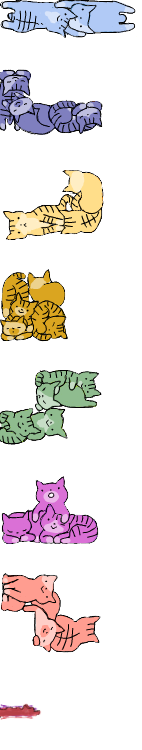
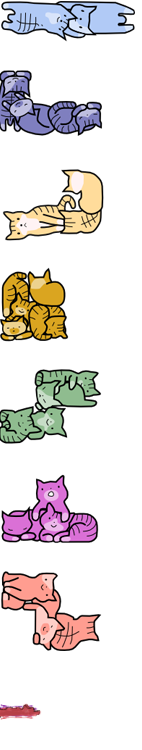
Two versions of the same layered image (142 × 750). Layer-by-layer changes:
added layer "Layer 12" above "J" over [0, 1, 135, 651]
hid "J" over [0, 69, 103, 136]
hid "Layer 7" over [2, 210, 28, 240]
hid "Layer 8" over [28, 211, 31, 237]
hid "O" over [0, 268, 68, 342]
hid "L" over [28, 169, 104, 237]
hid "Layer 9" over [1, 572, 101, 653]
hid "T" over [1, 475, 99, 544]
hid "S" over [0, 370, 102, 445]
hid "Layer 4" over [0, 0, 137, 42]
